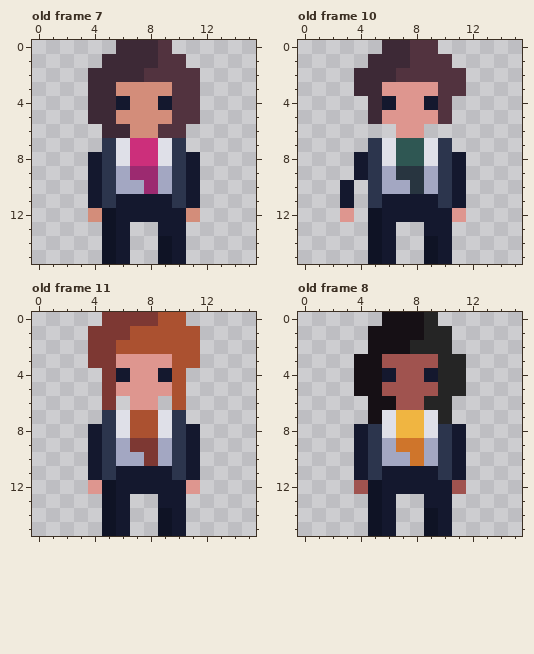
Pixel-art file -- presprites/npcs.aseprite. The picture above is the old version.
16x16 pixels, 12 frames. Colours within 5 levels of each other are drawn and written as one. Shown: old frame 7, old frame 10, old frame 11, old frame 8. The commit also changed other frames, which this record leaves out.
Once edited:
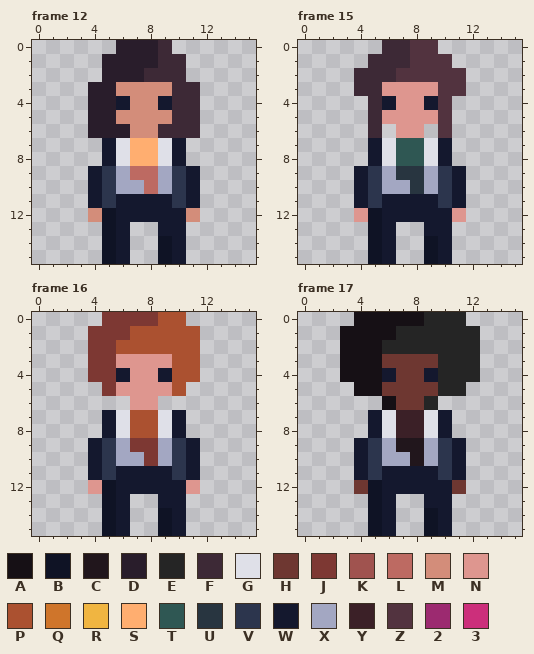
Palette (. is transparent): A #161015  B #0f1325  C #21161c  D #291d2b  E #252525  F #3d2936  G #dfe0e8  H #6e3731  J #7d3833  K #a0534f  L #bd6a62  M #d38d7a  N #de968f  P #ab5130  Q #cf752b  R #f0b541  S #ffae70  T #2f5753  U #283540  V #2c354d  W #14182e  X #a3a7c2  Y #3b2027  Z #52333f  2 #9c2a70  3 #cc2f7b
A new or re-ordered frame is compared with the old frame closest to it.
What changed:
frames 12 -> 21
frames re-ordered
Frame 12 against old frame 7:
y 0: x 6..9 FFFZ -> DDDF
y 1: x 5..10 FFFFZZ -> DDDDFF
y 2: x 4..11 FFFFZZZZ -> .DDDFFF.
y 3..5: x 4..5 FF -> DD; x 10..11 ZZ -> FF
y 6: x 4..6 .FF -> DDD; x 9..11 ZZ. -> FFF
y 7: x 5 V -> W; x 7..8 33 -> SS; x 10 V -> W
y 8: x 4..5 WV -> .W; x 7..8 33 -> SS; x 10..11 VW -> W.
y 9: x 7..8 22 -> LL
y 10: x 8 2 -> L
Frame 15 is new; against old frame 10:
y 6: x 5 . -> F; x 10 . -> Z
y 7: x 5 V -> W; x 10 V -> W
y 8: x 4..5 WV -> .W; x 10..11 VW -> W.
y 10..11: x 3..4 W. -> .W
y 12: x 3..4 N. -> .N
Frame 16 is new; against old frame 11:
y 4: x 4 . -> J; x 11 . -> P
y 6: x 5 J -> .; x 10 P -> .
y 7: x 5 V -> W; x 10 V -> W
y 8: x 4..5 WV -> .W; x 10..11 VW -> W.
Frame 17 is new; against old frame 8:
y 0: x 4..5 .. -> AA; x 10..11 .. -> EE
y 1: x 3..4 .. -> AA; x 7..8 AA -> EE; x 11..12 .. -> EE
y 2: x 3..4 .. -> AA; x 6..7 AA -> EE; x 11..12 .. -> EE
y 3: x 3 . -> A; x 6..9 KKKK -> HHHH; x 12 . -> E
y 4: x 3 . -> A; x 7..8 KK -> HH; x 12 . -> E
y 5: x 6..9 KKKK -> HHHH
y 6: x 5 A -> .; x 7..8 KK -> HH; x 10 E -> .
y 7: x 5 A -> W; x 7..8 RR -> YY; x 10 E -> W
y 8: x 4..5 WV -> .W; x 7..8 RR -> YY; x 10..11 VW -> W.
y 9: x 7..8 QQ -> CC
y 10: x 8 Q -> C
y 12: x 4 K -> H; x 11 K -> H
